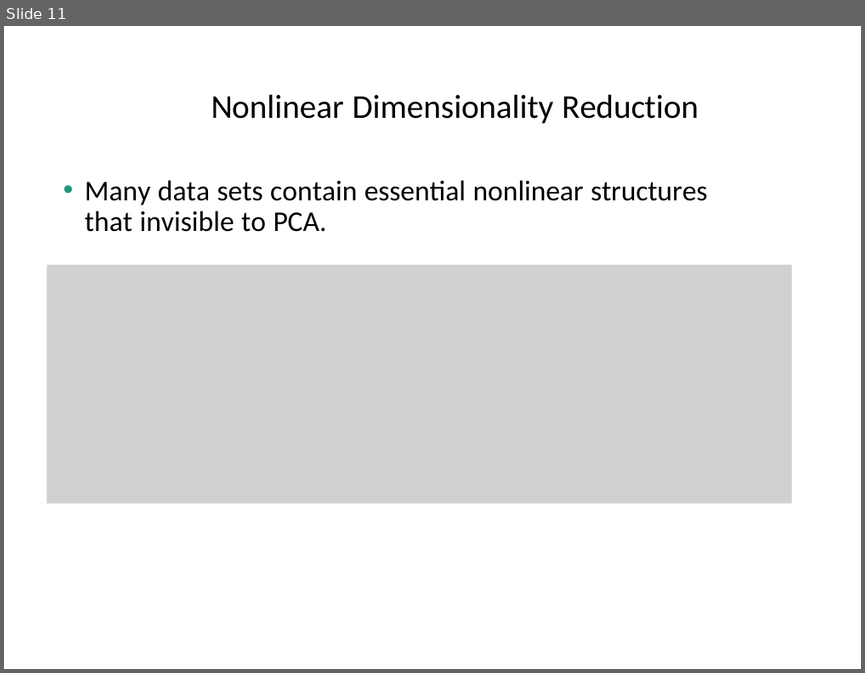
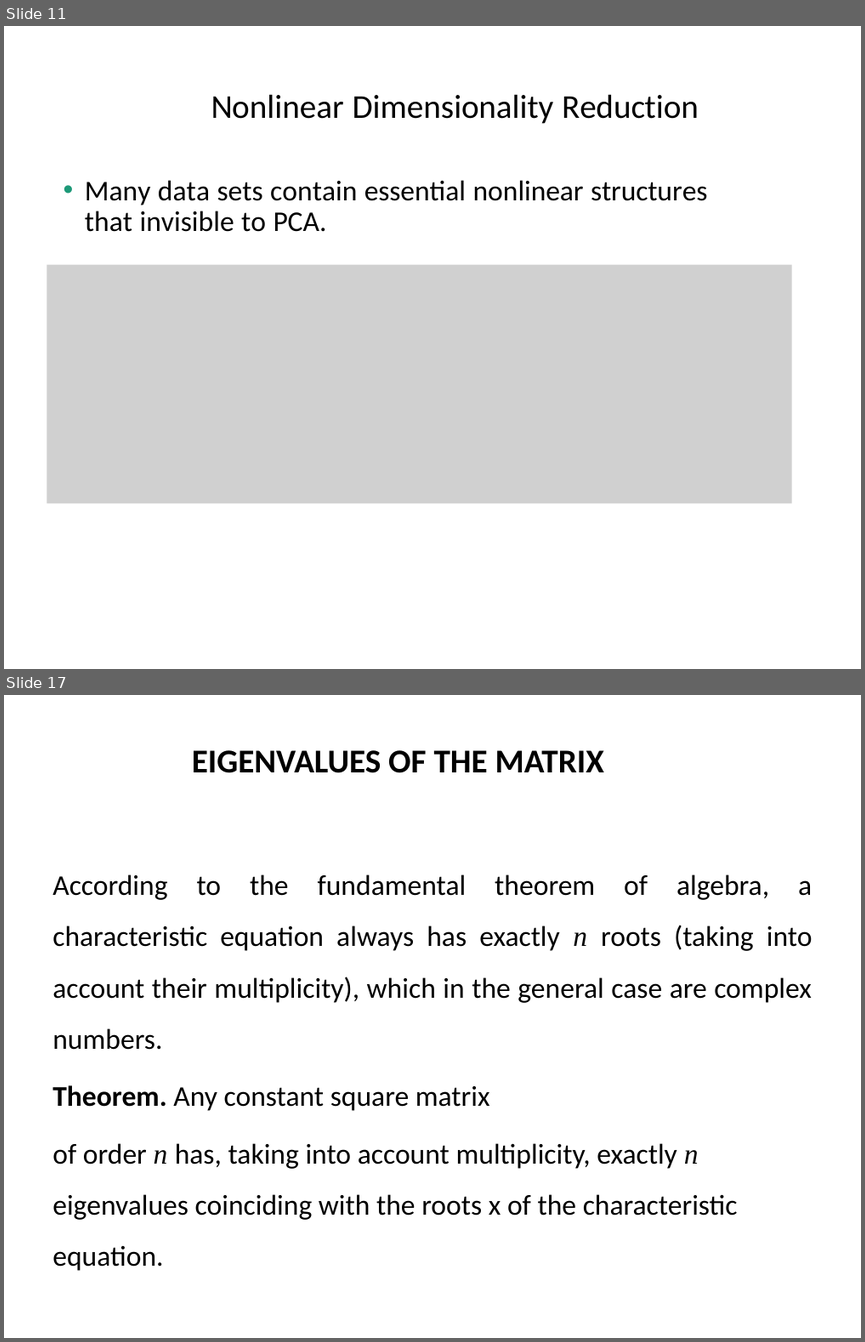
Before and after one commit to a-vodka/dv, a slide deck: dv-lec9-dim-reduc-PCA+SVD.pptx. Shown one above the other, each under a label of ours: slide 11 before the commit, slides 11 and 17 after it; the slides between them are not shown. The pictures are 865x673 and 865x1342 pixels, drawn with LibreOffice and Linux fonts; fonts in the diff are those of the drawing; grey boxes stand for pictures; background and template pictures are left out. Boxes give left, top, right and bottom in pixels: in the first picture for what was removed or moved away, otherwise in the second. Text is boxed around its words. In the diff, an @@ line names an element or a change of style, - is before the commit and + after.

```diff
--- a/dv-lec9-dim-reduc-PCA+SVD.pptx
+++ b/dv-lec9-dim-reduc-PCA+SVD.pptx
@@ slide 17 added at (x1=4, y1=695, x2=861, y2=1338), background picture (left out) @@
@@ title added at (x1=192, y1=750, x2=604, y2=773), 28 pt, text #000000, bold @@
+EIGENVALUES OF THE MATRIX
@@ text added at (x1=52, y1=874, x2=812, y2=1270), 24 pt, text #000000 @@
+According to the fundamental theorem of algebra, a characteristic equation always has exactly n roots (taking into account their multiplicity), which in the general case are complex numbers.
+Theorem. Any constant square matrix
+of order n has, taking into account multiplicity, exactly n eigenvalues coinciding with the roots x of the characteristic equation.
```
Also in this commit, not shown: 5 slides changed, 16 other slides added, 17 slides removed, 11 other files.
